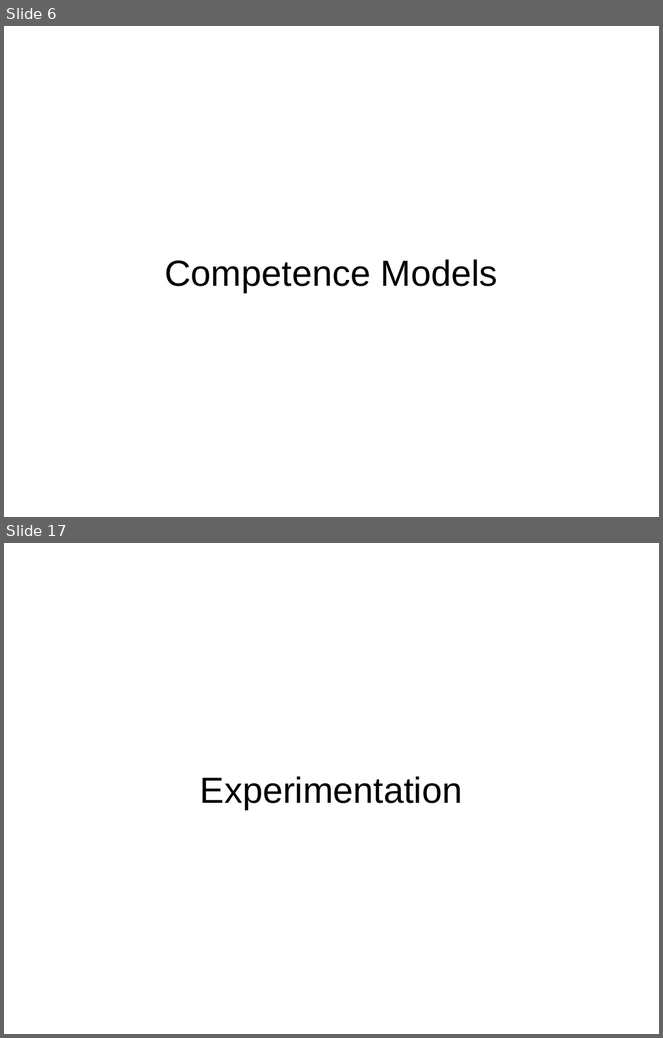
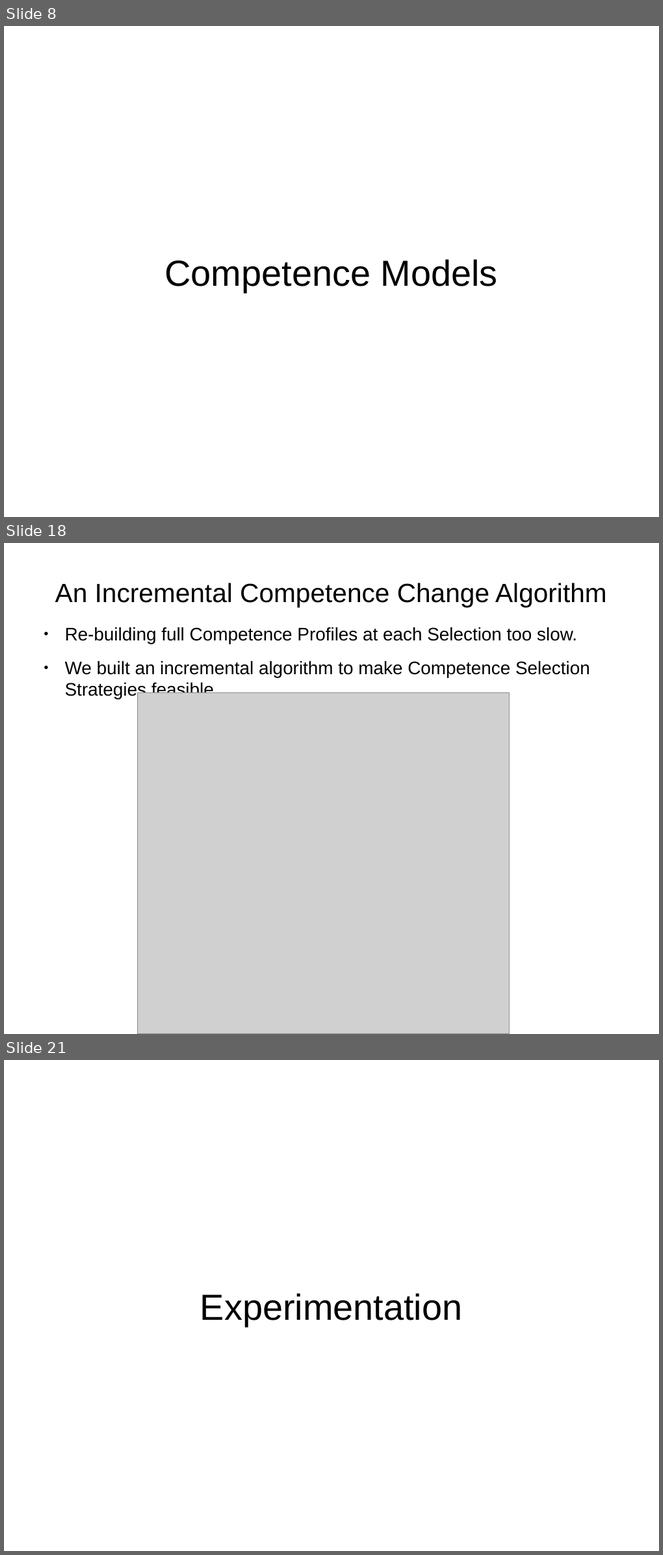
Before and after one commit to charlesmccarthyirl/FYP, a slide deck: Documentation/Demo Day/Presentation.odp. Shown one above the other, each under a label of ours: slides 6 and 17 before the commit, slides 8, 18 and 21 after it; the slides between them are not shown. The pictures are 663x1038 and 663x1555 pixels, drawn with LibreOffice and Linux fonts; fonts in the diff are those of the drawing; grey boxes stand for pictures. Boxes give left, top, right and bottom in pixels: in the first picture for what was removed or moved away, otherwise in the second. Text is boxed around its words. In the diff, an @@ line names an element or a change of style, - is before the commit and + after.

```diff
--- a/Documentation/Demo Day/Presentation.odp
+++ b/Documentation/Demo Day/Presentation.odp
@@ slide 18 added at [4, 543, 659, 1034], background #FFFFFF @@
@@ title added at [55, 583, 607, 607], 32 pt, text #000000 @@
+An Incremental Competence Change Algorithm
@@ text added at [65, 627, 590, 700], 22 pt, text #000000 @@
+● Re-building full Competence Profiles at each Selection too slow.
+● We built an incremental algorithm to make Competence Selection Strategies feasible.
@@ picture added at [137, 693, 509, 1034] @@
@@ what was slide 6 is now slide 8 @@
@@ what was slide 17 is now slide 21 @@
```
Also in this commit, not shown: 14 slides changed, 6 other slides added, 1 slide removed, 2 other files.
